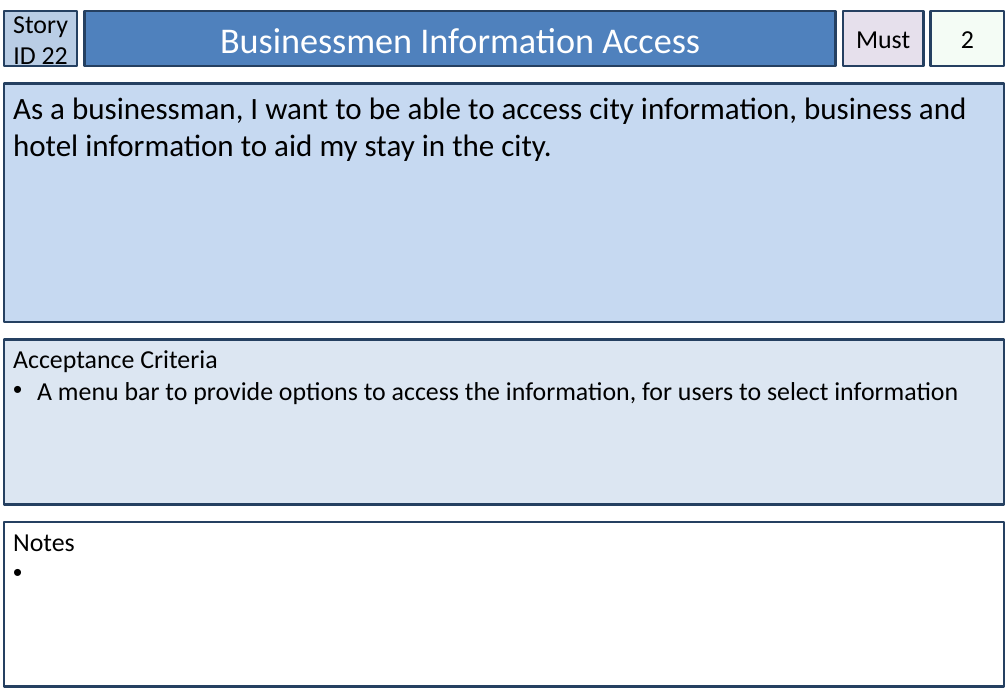
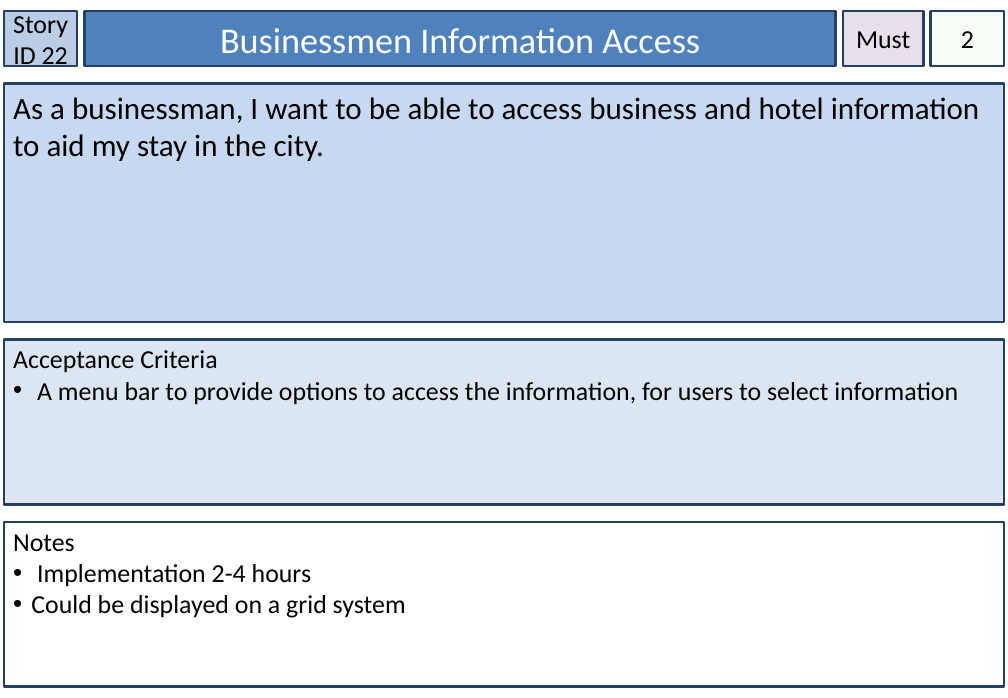
Before and after one commit to amckellar28/I-am-the-Scrub-Master, a slide deck: slide 23 of User Stories.pptx. Drawn at 1008x698 pixels with LibreOffice and Linux fonts; fonts in the diff are those of the drawing. Boxes give left, top, right and bottom in pixels: in the first picture for what was removed or moved away, otherwise in the second. Text is boxed around its words. In the diff, an @@ line names an element or a change of style, - is before the commit and + after.

```diff
--- a/User Stories.pptx
+++ b/User Stories.pptx
@@ text in rectangle at box(13, 97, 979, 161): text changed @@
-As a businessman, I want to be able to access city information, business and hotel information to aid my stay in the city.
+As a businessman, I want to be able to access business and hotel information to aid my stay in the city.
@@ text in rectangle at box(31, 564, 406, 618): paragraphs added @@
+• Implementation 2-4 hours
+• Could be displayed on a grid system
```
Also in this commit, not shown: 30 other slides changed, 3 slides added.
